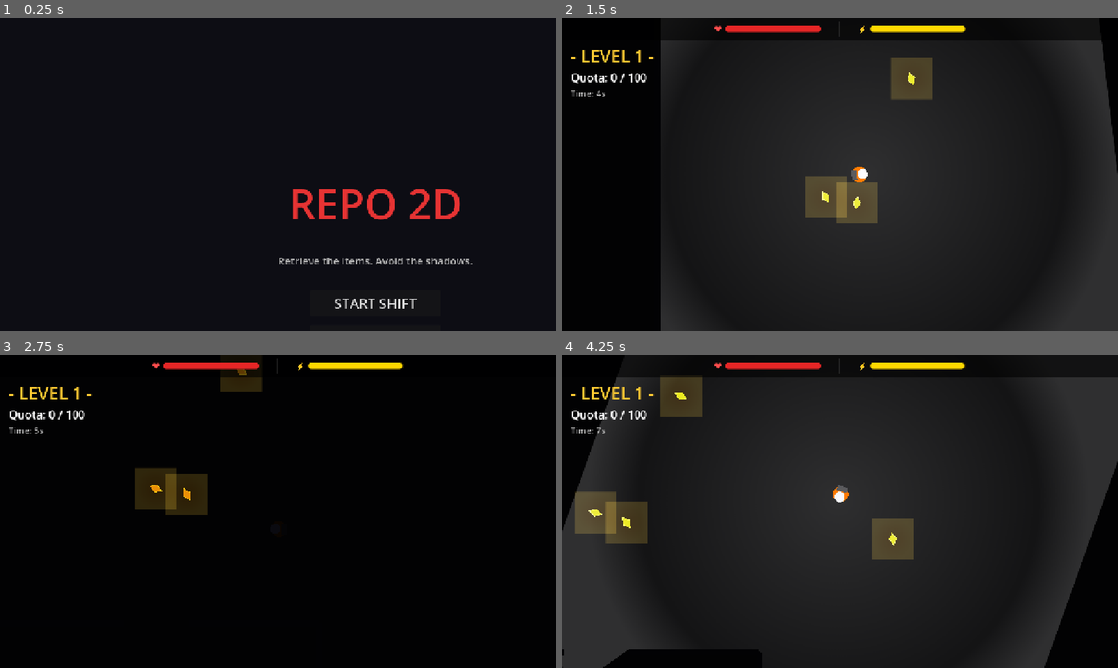
Above: before the commit, frames 1-4 (two rows, left to right).
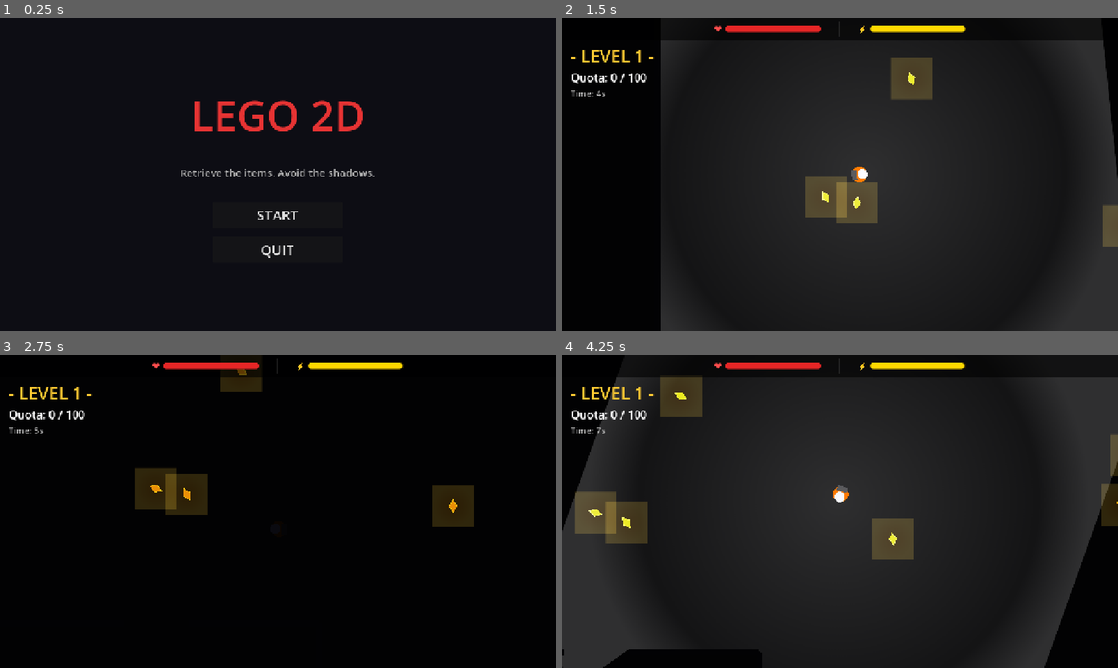
Above: after the commit, the same moments.

Repository: thanetraj/LegoGame2D
Game: Godot game, scene res://scenes/main_menu.tscn
Two runs of this game, one before a commit and one after it. Both use one fixed random seed, a clock stepped at 60 frames per second and the inputs below.
Inputs (mouse positions are in pixels of both pictures, inside the frame that each line leads up to):
- Up to frame 1 (0.25 s): no input
- Up to frame 2 (1.5 s): click "START SHIFT" (after the commit: "START") at 0.5 s; move the mouse to (962, 158) at 1.27 s; hold D (move_right) from 1.28 s (still down); hold Shift (sprint) from 1.28 s (still down)
- Up to frame 3 (2.75 s): move the mouse to (166, 527) at 2.02 s; release D (move_right) at 2.03 s; release Shift (sprint) at 2.03 s; hold S (move_down) from 2.03 s (still down); tap F (switch_light) at 2.1 s
- Up to frame 4 (4.25 s): move the mouse to (895, 442) at 2.77 s; release S (move_down) at 2.78 s; hold D (move_right) 2.78-3.53 s; hold Shift (sprint) 2.78-3.53 s; move the mouse to (812, 574) at 3.52 s; hold W (move_up) from 3.53 s (still down); tap F (switch_light) at 3.6 s

The runs differ from the first frame. In frame 1, 3.5% of the frame differs, in the area x 32-85%, y 26-93%; in frame 2, 0.4%; in frame 3, 1.0%; in frame 4, 0.6%.

Commit message:
Fix UI centering and implement raycast line of sight visibility

Diff:
--- a/scripts/collectible_item.gd
+++ b/scripts/collectible_item.gd
@@ -35,6 +35,7 @@
 	light.texture = tex
 	light.color = Color(1.0, 0.8, 0.2)
 	light.energy = 1.2
+	light.shadow_enabled = true
 	add_child(light)
 
 func _process(delta):
--- a/scripts/enemy.gd
+++ b/scripts/enemy.gd
@@ -50,6 +50,7 @@
 	light.texture = tex
 	light.color = Color.RED
 	light.energy = 0.8
+	light.shadow_enabled = true
 	add_child(light)
 
 	# Raycast for line of sight
--- a/scripts/game_level.gd
+++ b/scripts/game_level.gd
@@ -32,17 +32,28 @@
 	if not visited_rooms.has(player_room):
 		visited_rooms[player_room] = true
 
-	# Update visibility of all enemies
+	var space_state = get_world_2d().direct_space_state
+
+	# Update visibility: Must be within distance AND have line-of-sight (no walls in between)
 	for enemy in enemies_list:
 		if is_instance_valid(enemy):
-			var enemy_room = _get_room_from_position(enemy.global_position)
-			enemy.visible = visited_rooms.has(enemy_room)
+			var dist = enemy.global_position.distance_to(player_ref.global_position)
+			var is_vis = false
+			if dist < 900.0:
+				var query = PhysicsRayQueryParameters2D.create(player_ref.global_position, enemy.global_position)
+				query.exclude = [player_ref.get_rid(), enemy.get_rid()]
+				is_vis = space_state.intersect_ray(query).is_empty()
+			enemy.visible = is_vis
 
-	# Update visibility of all collectible items
 	for item in items_list:
 		if is_instance_valid(item):
-			var item_room = _get_room_from_position(item.global_position)
-			item.visible = visited_rooms.has(item_room)
+			var dist = item.global_position.distance_to(player_ref.global_position)
+			var is_vis = false
+			if dist < 900.0:
+				var query = PhysicsRayQueryParameters2D.create(player_ref.global_position, item.global_position)
+				query.exclude = [player_ref.get_rid(), item.get_rid()]
+				is_vis = space_state.intersect_ray(query).is_empty()
+			item.visible = is_vis
 
 # Convert a world position to a room grid coordinate
 func _get_room_from_position(pos: Vector2) -> Vector2i:
--- a/scripts/game_over.gd
+++ b/scripts/game_over.gd
@@ -9,10 +9,13 @@
 	bg.set_anchors_and_offsets_preset(Control.PRESET_FULL_RECT)
 	add_child(bg)
 
+	var center_container = CenterContainer.new()
+	center_container.set_anchors_and_offsets_preset(Control.PRESET_FULL_RECT)
+	add_child(center_container)
+
 	var vbox = VBoxContainer.new()
-	vbox.set_anchors_and_offsets_preset(Control.PRESET_CENTER)
 	vbox.add_theme_constant_override("separation", 40)
-	add_child(vbox)
+	center_container.add_child(vbox)
 
 	var won = GameManager.health_current > 0.0 and GameManager.quota_current >= GameManager.quota_target
 	var true_win = won and GameManager.current_level >= 5
--- a/scripts/main_menu.gd
+++ b/scripts/main_menu.gd
@@ -9,13 +9,16 @@
 	bg.set_anchors_and_offsets_preset(Control.PRESET_FULL_RECT)
 	add_child(bg)
 
+	var center_container = CenterContainer.new()
+	center_container.set_anchors_and_offsets_preset(Control.PRESET_FULL_RECT)
+	add_child(center_container)
+
 	var vbox = VBoxContainer.new()
-	vbox.set_anchors_and_offsets_preset(Control.PRESET_CENTER)
 	vbox.add_theme_constant_override("separation", 50)
-	add_child(vbox)
+	center_container.add_child(vbox)
 
 	var title = Label.new()
-	title.text = "REPO 2D"
+	title.text = "LEGO 2D"
 	title.add_theme_font_size_override("font_size", 96)
 	title.add_theme_color_override("font_color", Color(0.9, 0.2, 0.2))
 	title.horizontal_alignment = HORIZONTAL_ALIGNMENT_CENTER
@@ -35,7 +38,7 @@
 	vbox.add_child(btn_vbox)
 
 	var start_btn = Button.new()
-	start_btn.text = "START SHIFT"
+	start_btn.text = "START"
 	start_btn.add_theme_font_size_override("font_size", 32)
 	start_btn.custom_minimum_size = Vector2(0, 60)
 	start_btn.pressed.connect(_on_start_pressed)
Not shown, added: generate_srs.py
